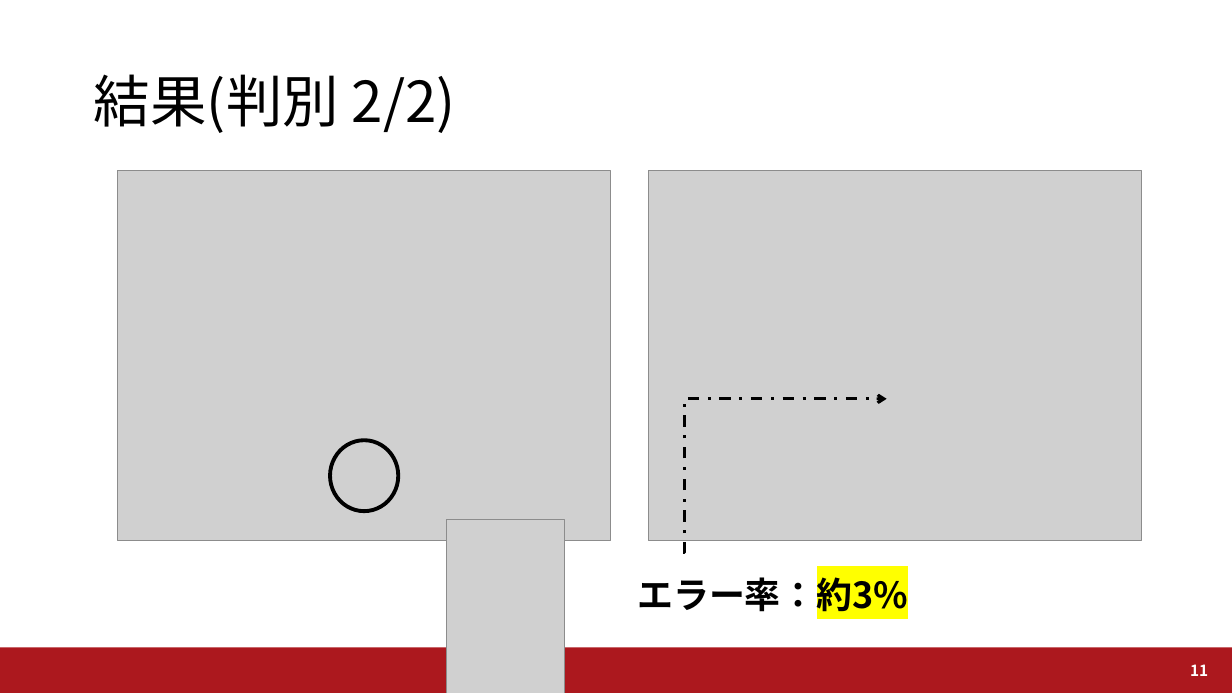
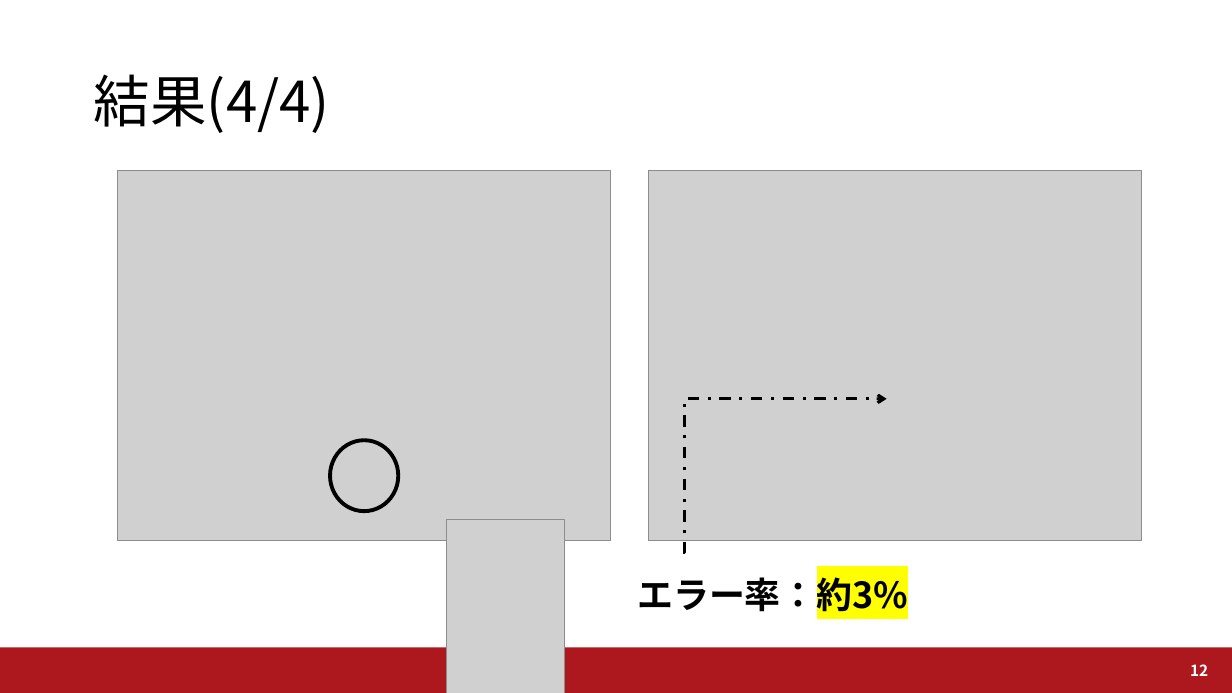
Before and after one commit to a2h1r0/lab, a slide deck: slide 12 of UWW2019/UWW2019_Fujii.pptx (slide 11 before the commit). Drawn at 1232x693 pixels with LibreOffice and Linux fonts; fonts in the diff are those of the drawing; grey boxes stand for pictures; background and template pictures are left out. Boxes give left, top, right and bottom in pixels: in the first picture for what was removed or moved away, otherwise in the second. Text is boxed around its words. In the diff, an @@ line names an element or a change of style, - is before the commit and + after.

```diff
--- a/UWW2019/UWW2019_Fujii.pptx
+++ b/UWW2019/UWW2019_Fujii.pptx
@@ title at <box>94,74,330,133</box>: text changed @@
-結果(判別 2/2)
+結果(4/4)
@@ page number at <box>1190,664,1208,676</box>: text changed @@
-11
+12
```
Also in this commit, not shown: 5 other slides changed, 4 slides added, 8 other files.
